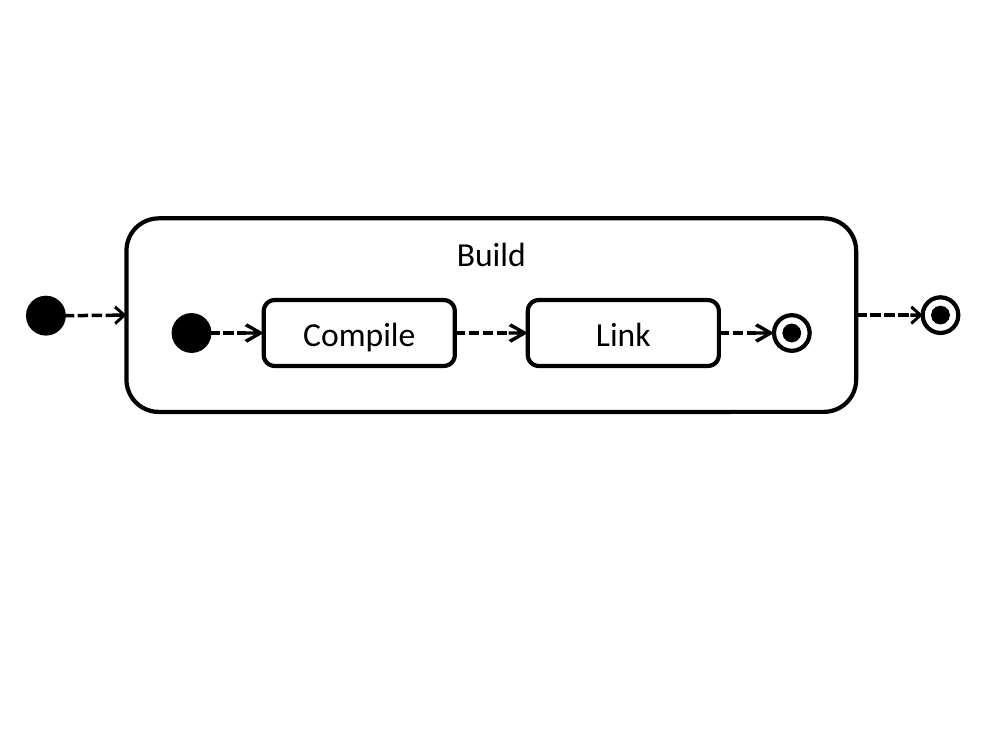
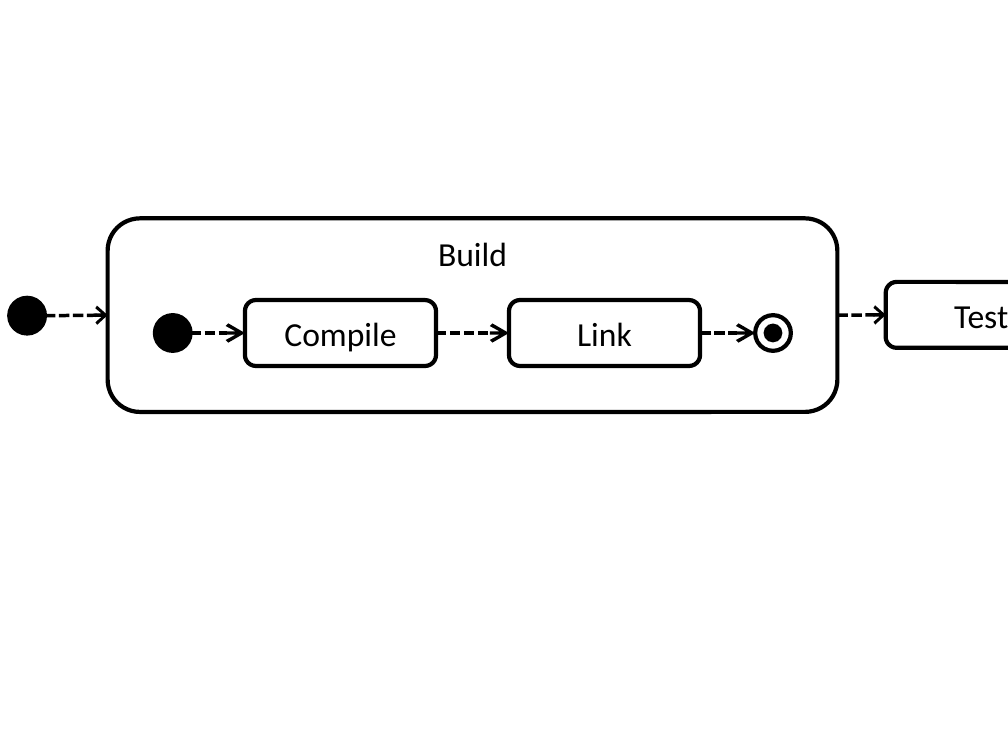
Before and after one commit to lezsakdomi/remo-jegyzet, a slide deck: slide 14 of folyamatmodellezes/figures/szintaxis.pptx (slide 13 before the commit). Drawn at 1008x756 pixels with LibreOffice and Linux fonts; fonts in the diff are those of the drawing. Boxes give left, top, right and bottom in pixels: in the first picture for what was removed or moved away, otherwise in the second. Text is boxed around its words. In the diff, an @@ line names an element or a change of style, - is before the commit and + after.

```diff
--- a/folyamatmodellezes/figures/szintaxis.pptx
+++ b/folyamatmodellezes/figures/szintaxis.pptx
@@ rounded rectangle added at bbox=[886, 282, 1008, 348], outline #000000 3 pt, 24 pt, text #000000 @@
+Test
@@ ellipse removed at bbox=[922, 297, 958, 333] @@
@@ arrow moved from (856, 316) - (922, 316) to (838, 316) - (886, 314) @@
@@ ellipse removed at bbox=[931, 305, 951, 325] @@
@@ 4 ellipses, 4 arrows, 3 rounded rectangles: place and size @@
-4 ellipses, 4 arrows, 3 rounded rectangles at bbox=[28, 219, 856, 412]
+4 ellipses, 4 arrows, 3 rounded rectangles at bbox=[9, 219, 838, 412]
```
Also in this commit, not shown: 2 other slides changed, 1 slide added, 7 other files.
